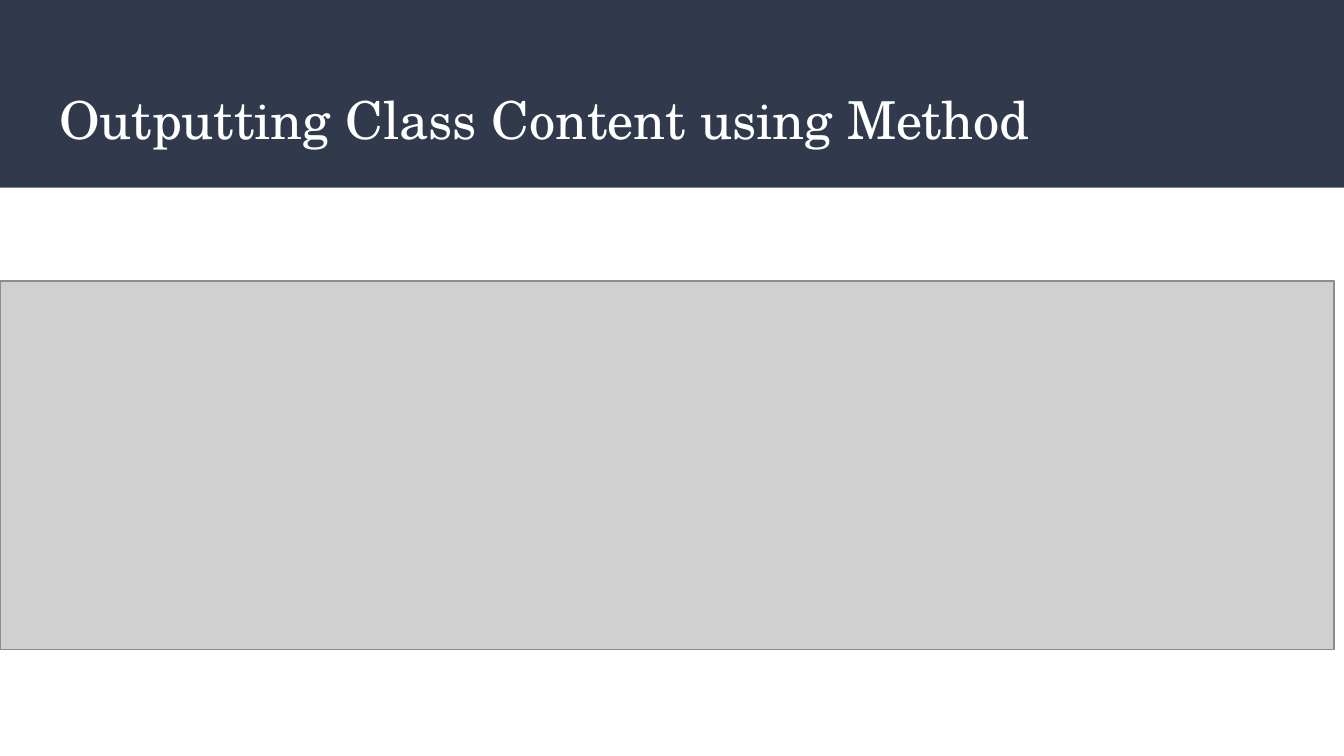
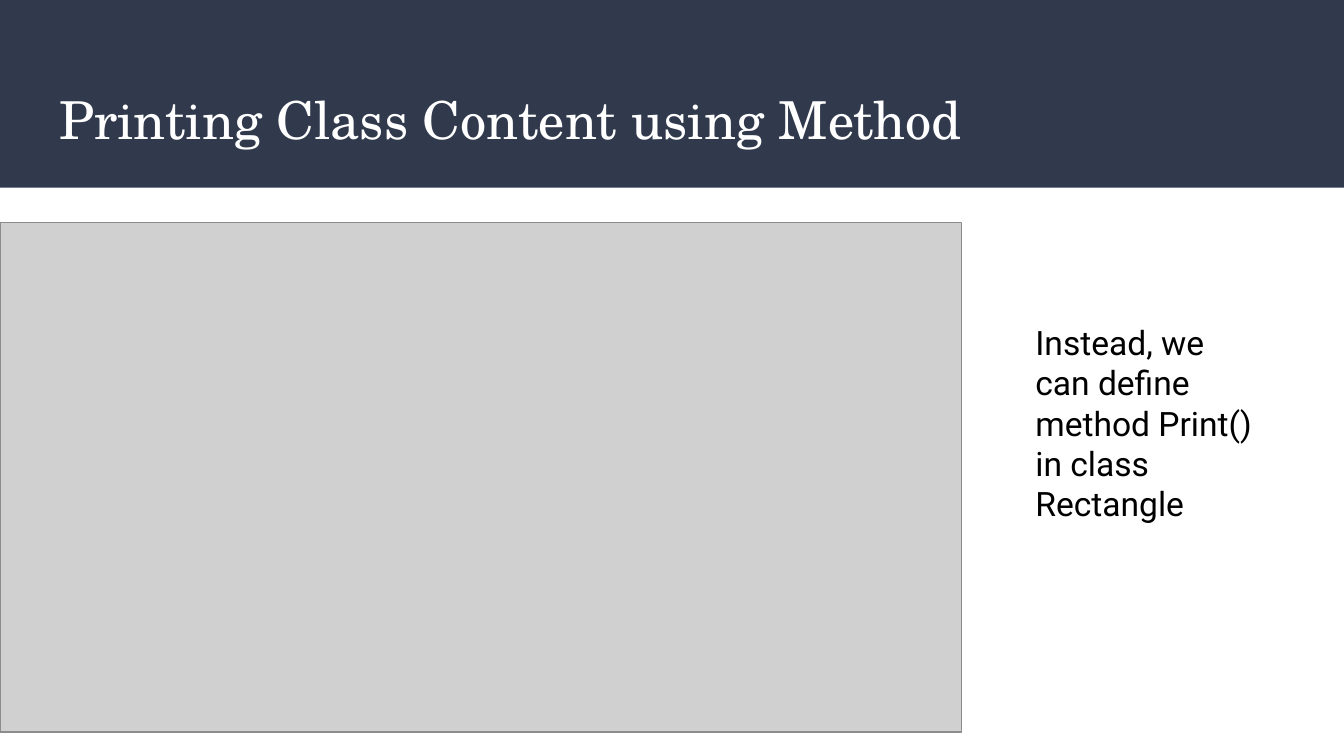
Before and after one commit to shpolina/CodeLouisville, a slide deck: slide 8 of Objects/Objects.pptx (slide 7 before the commit). Drawn at 1344x756 pixels with LibreOffice and Linux fonts; fonts in the diff are those of the drawing; grey boxes stand for pictures. Boxes give left, top, right and bottom in pixels: in the first picture for what was removed or moved away, otherwise in the second. Text is boxed around its words. In the diff, an @@ line names an element or a change of style, - is before the commit and + after.

```diff
--- a/Objects/Objects.pptx
+++ b/Objects/Objects.pptx
@@ title at [59, 100, 961, 150]: text changed @@
-Outputting Class Content using Method
+Printing Class Content using Method
@@ picture: place and size @@
-picture at [0, 281, 1333, 649]
+picture at [0, 223, 961, 732]
@@ text added at [1035, 329, 1251, 523], 18 pt, text #000000 @@
+Instead, we can define method Print() in class Rectangle
```
Also in this commit, not shown: 1 slide added.
